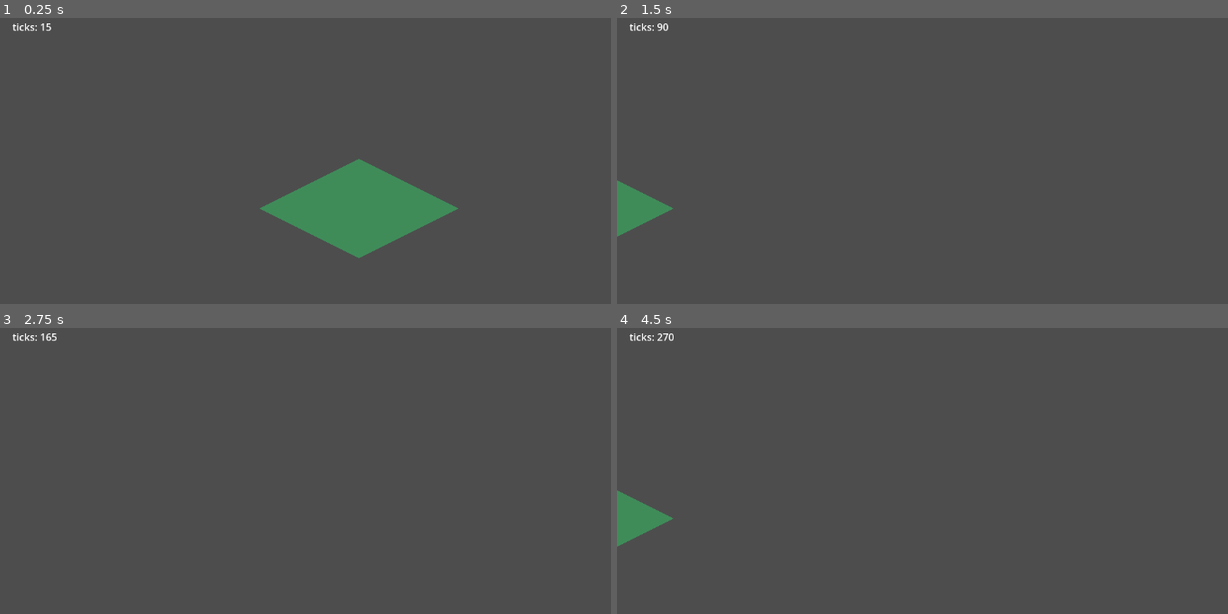
Above: before the commit, frames 1-4 (two rows, left to right).
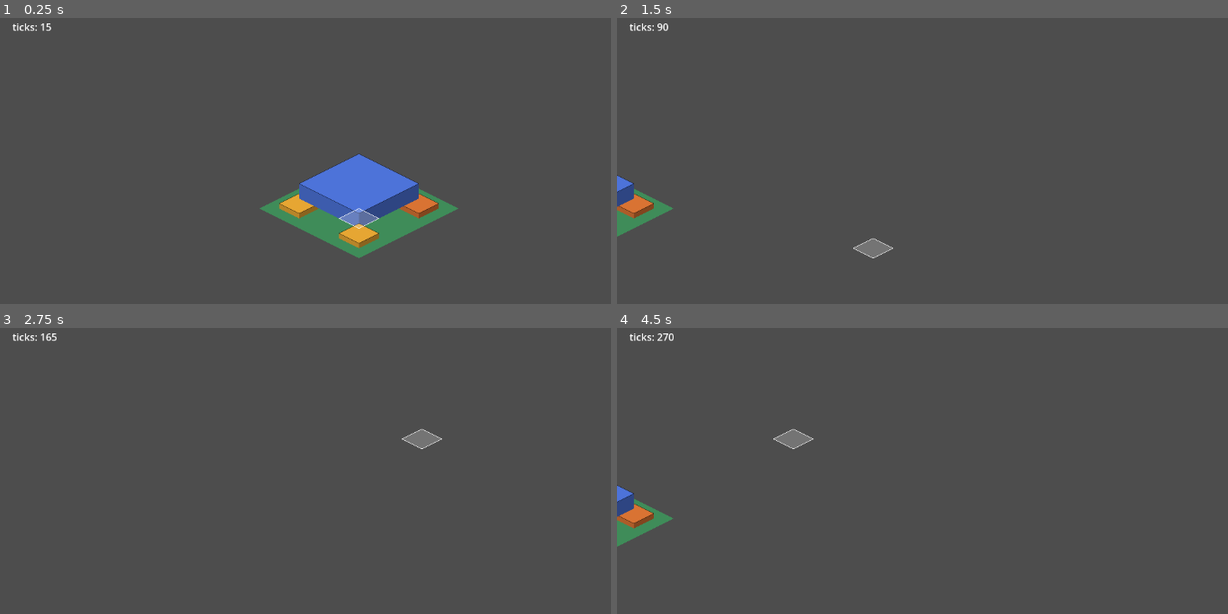
Above: after the commit, the same moments.

Repository: armoryworks/forge-factory
Game: Godot game, scene res://scenes/main.tscn
Same seed, same stepped clock (60 frames per second), same inputs: the game is played once before the commit and once after it.
Inputs (mouse positions are in pixels of both pictures, inside the frame that each line leads up to):
- Up to frame 1 (0.25 s): no input
- Up to frame 2 (1.5 s): tap Enter at 0.5 s; move the mouse to (1136, 189) at 0.52 s; hold D 0.53-1.25 s; click (1136, 189) at 0.67 s; drag from (830, 229) to (940, 289) at 1.27 s
- Up to frame 3 (2.75 s): move the mouse to (427, 430) at 2.02 s; hold D from 2.03 s (still down); click (427, 430) at 2.17 s
- Up to frame 4 (4.5 s): release D at 2.75 s; drag from (940, 599) to (763, 459) at 2.77 s; move the mouse to (1191, 579) at 3.52 s; hold A 3.53-4.25 s; click (1191, 579) at 3.67 s; drag from (763, 459) to (867, 416) at 4.27 s

The runs differ from the first frame. In frame 1, 4.0% of the frame differs, in the area x 45-72%, y 47-81%; in frame 2, 0.8%; in frame 3, 0.3%; in frame 4, 0.8%.

Commit message:
render: wire placement/hover + depth-sorted draw list onto Iso
Both dormant transforms are now live and negative-controlled per the
standing convention.

placement_cursor.gd — cursor -> cell via the canvas-transform inverse ->
Iso.screen_to_cell, with a ghost diamond highlight. Composes with the A2
camera by construction. HOVER_CHECK round-trips 96 cases (4 zoom stops x 4
camera offsets, including fractional ones, x 6 cells) through the REAL
canvas transform: failed=0. Negative control is the naive
viewport-pixels-as-world-space path that every sloppy implementation ships
— it agrees on only 5/96 cases and is wrong everywhere else, so the
fixture demonstrably exercises zoom/pan rather than passing vacuously.

entity_layer.gd — layers 3-4 sorted draw list on Iso.depth_key (far
corner, not origin), drawn as §5 flat-shaded prisms. Dummy occupancy; it
does not know the sim exists. DEPTH_CHECK is pure math (headless) and
proves three things: the far-corner key orders the §3 fixture correctly, an
origin-only key gets it WRONG on the same fixture (control — if it agreed,
the fixture couldn't discriminate and the check would be vacuous), and
equal-depth entities sort deterministically from any input order via the id
tiebreak, since sort_custom is not stable.

Also: B41 fired far earlier than predicted. The dummy prisms broke
FILTER_CHECK immediately (642,790 "blended" px) and it printed
"default_texture_filter is not Nearest" — a false positive accusing an
innocent setting. So its decay mode is not quiet vacuity but loud
misdiagnosis. FILTER_CHECK now hides non-terrain for its duration, which
is honest scoping (it only ever tested the terrain tile sampler) but only
defers B41; terrain gaining real art still needs the palette fix.

Logged: B44 (scout's main-gd-missing-filter-check is NOT reproducible —
every commit self-consistent, clean clone of master boots green, exit 0),
B43 (iso_depth_check.gd re-declares TILE_W/TILE_H/BIG and the transform
privately; its BIG matches Iso.depth_key by luck, so the Q1 proof will
silently certify a stale formula — left for the scout, not edited here).

Verified headless: ISO/DEPTH/HOVER/SIM all PASS exit 0.
Verified --render-checks: + FILTER/OVERLAY PASS exit 0.

Co-Authored-By: Claude Opus 4.8 <noreply@anthropic.com>

Diff:
--- a/game/scenes/main.tscn
+++ b/game/scenes/main.tscn
@@ -1,8 +1,10 @@
-[gd_scene load_steps=4 format=3]
+[gd_scene load_steps=6 format=3]
 
 [ext_resource type="Script" path="res://scripts/main.gd" id="1"]
 [ext_resource type="Script" path="res://scripts/terrain_layer.gd" id="2"]
 [ext_resource type="Script" path="res://scripts/camera_controller.gd" id="3"]
+[ext_resource type="Script" path="res://scripts/entity_layer.gd" id="4"]
+[ext_resource type="Script" path="res://scripts/placement_cursor.gd" id="5"]
 
 [node name="Main" type="Node2D"]
 script = ExtResource("1")
@@ -14,6 +16,12 @@
 position = Vector2(0, 64)
 script = ExtResource("3")
 
+[node name="EntityLayer" type="Node2D" parent="."]
+script = ExtResource("4")
+
+[node name="PlacementCursor" type="Node2D" parent="."]
+script = ExtResource("5")
+
 [node name="UILayer" type="CanvasLayer" parent="."]
 
 [node name="TickLabel" type="Label" parent="UILayer"]
--- /dev/null
+++ b/game/scripts/entity_layer.gd
@@ -0,0 +1,155 @@
+extends Node2D
+
+# Render layers 3-4 — the sorted draw list. See isometric-design.md §3 and the boundary
+# comment in terrain_layer.gd.
+#
+# This is the half a TileMapLayer CANNOT do: entities here are multi-tile, so they sort on
+# the FAR CORNER of their footprint (Iso.depth_key), not their origin, and not by node Y.
+# Terrain (layers 0-2) stays in the tilemap where grid order is free.
+#
+# Occupancy below is DUMMY data — this layer does not know the sim exists and must not.
+# It renders whatever list it is handed; wiring it to real entities is Phase 4's job.
+
+const Iso = preload("res://scripts/iso.gd")
+
+# Placeholder art grammar (§5): flat-shaded extruded prism. Top face at the category hue,
+# left face 80% brightness, right 60%. That fake-lighting triple is the whole visual
+# vocabulary we need before an artist exists.
+const FACE_LEFT_MUL := 0.8
+const FACE_RIGHT_MUL := 0.6
+
+var _entities: Array[Dictionary] = []
+
+func _ready() -> void:
+	_seed_dummy_entities()
+	_run_depth_check()
+
+func add_entity(id: int, x: int, y: int, w: int, h: int, height: float, hue: Color) -> void:
+	_entities.append({
+		"id": id, "x": x, "y": y, "w": w, "h": h, "height": height, "hue": hue,
+	})
+	queue_redraw()
+
+# Dummy occupancy. Deliberately includes the §3 failure case (a big machine whose ORIGIN
+# is far but whose EXTENT is near) so the layer renders the bug if it ever regresses.
+func _seed_dummy_entities() -> void:
+	add_entity(1, 0, 0, 3, 3, 1.5, Color(0.30, 0.45, 0.85))   # assembly-blue 3x3
+	add_entity(2, 0, 3, 1, 1, 0.5, Color(0.90, 0.65, 0.20))   # logistics-yellow 1x1
+	add_entity(3, 3, 3, 1, 1, 0.5, Color(0.90, 0.65, 0.20))
+	add_entity(4, 3, 0, 1, 1, 0.5, Color(0.85, 0.45, 0.20))   # smelting-orange 1x1
+
+# Total order: depth, then y, then x, then id. The id tiebreak is not decoration —
+# Array.sort_custom is not guaranteed stable, so without a total order two equal-depth
+# entities could swap z-order between frames. That reads as a rendering bug and destroys
+# trust in the view (§3).
+func _sort_key_less(a: Dictionary, b: Dictionary) -> bool:
+	var da: float = Iso.depth_key(a.x, a.y, a.w, a.h, 0.0)
+	var db: float = Iso.depth_key(b.x, b.y, b.w, b.h, 0.0)
+	if da != db:
+		return da < db
+	if a.y != b.y:
+		return a.y < b.y
+	if a.x != b.x:
+		return a.x < b.x
+	return a.id < b.id
+
+func sorted_entities() -> Array[Dictionary]:
+	var out: Array[Dictionary] = _entities.duplicate()
+	out.sort_custom(_sort_key_less)
+	return out
+
+func _draw() -> void:
+	for e in sorted_entities():
+		_draw_prism(e)
+
+# Extruded diamond prism over the entity's footprint. Uses Iso for every coordinate — no
+# local TILE_W/TILE_H copies, which is the drift iso.gd exists to prevent.
+func _draw_prism(e: Dictionary) -> void:
+	var lift := Vector2(0.0, -e.height * float(Iso.TILE_Z))
+	# Footprint corners in world space, then to screen. Order matters: this walks the
+	# diamond N -> E -> S -> W so the polygon is convex.
+	var n: Vector2 = Iso.world_to_screen(float(e.x), float(e.y))
+	var east: Vector2 = Iso.world_to_screen(float(e.x + e.w), float(e.y))
+	var s: Vector2 = Iso.world_to_screen(float(e.x + e.w), float(e.y + e.h))
+	var west: Vector2 = Iso.world_to_screen(float(e.x), float(e.y + e.h))
+
+	var hue: Color = e.hue
+	var left := Color(hue.r * FACE_LEFT_MUL, hue.g * FACE_LEFT_MUL, hue.b * FACE_LEFT_MUL)
+	var right := Color(hue.r * FACE_RIGHT_MUL, hue.g * FACE_RIGHT_MUL, hue.b * FACE_RIGHT_MUL)
+
+	# Walls first, then the lifted top face over them.
+	draw_colored_polygon(PackedVector2Array([west, s, s + lift, west + lift]), left)
+	draw_colored_polygon(PackedVector2Array([s, east, east + lift, s + lift]), right)
+	draw_colored_polygon(
+		PackedVector2Array([n + lift, east + lift, s + lift, west + lift]), hue)
+	# 1px outline — §6.5: the cheapest fix for "where does one machine end and the next
+	# begin" in a wall of same-category machines.
+	draw_polyline(
+		PackedVector2Array([n + lift, east + lift, s + lift, west + lift, n + lift]),
+		Color(0, 0, 0, 0.5), 1.0)
+
+# --- DEPTH_CHECK -----------------------------------------------------------------------
+#
+# Pure math, so it runs headless. Proves §3's far-corner key orders entities correctly AND
+# that the origin-only key — the classic bug — does not. Per the standing convention, the
+# check is negative-controlled: if the deliberately-wrong sort ALSO produced the right
+# answer, this fixture cannot discriminate and the check is vacuous, not passing.
+#
+# Fixture: entity 1 is a 3x3 at (0,0), entity 2 is a 1x1 at (0,3).
+#   Screen depth is driven by x+y. Entity 1's footprint reaches far corner (3,3) -> its
+#   lowest screen point is (3+3)*TILE_H/2 = 96px. Entity 2 reaches (1,4) -> 80px. Lower on
+#   screen = nearer the viewer, so entity 1 must draw AFTER (in front of) entity 2.
+#   far-corner: 1 -> (0+3)+(0+3) = 6, 2 -> (0+1)+(3+1) = 5. Order [2, 1]. Correct.
+#   origin-only: 1 -> 0+0 = 0, 2 -> 0+3 = 3. Order [1, 2]. WRONG — the 3x3 sorts as if it
+#   were a 1x1 at its origin and hides behind something it should occlude.
+func _run_depth_check() -> void:
+	var a := {"id": 1, "x": 0, "y": 0, "w": 3, "h": 3}
+	var b := {"id": 2, "x": 0, "y": 3, "w": 1, "h": 1}
+
+	var far_order: Array = _order_by(
+		[a, b], func(e): return Iso.depth_key(e.x, e.y, e.w, e.h, 0.0))
+	var origin_order: Array = _order_by([a, b], func(e): return float(e.x + e.y))
+
+	var far_ok: bool = far_order == [2, 1]
+	# NEGATIVE CONTROL: the wrong key must produce the wrong answer here.
+	var control_caught: bool = origin_order != [2, 1]
+	var stable_ok: bool = _check_tie_stability()
+
+	var result: String = "PASS" if (far_ok and control_caught and stable_ok) else "FAIL"
+	print("DEPTH_CHECK far_corner=%s origin_control_caught=%s tie_stable=%s result=%s" \
+		% [far_ok, control_caught, stable_ok, result])
+	if not far_ok:
+		print("DEPTH_CHECK  -> far-corner key mis-ordered the fixture; got %s want [2, 1]. " \
+			% [str(far_order)] + "§3's depth key is broken.")
+	if not control_caught:
+		print("DEPTH_CHECK  -> origin-only sort produced the RIGHT order, so this fixture " +
+			"cannot tell the two apart. Check is vacuous, not passing.")
+	if not stable_ok:
+		print("DEPTH_CHECK  -> equal-depth entities did not sort deterministically; the " +
+			"id tiebreak is not producing a total order (§3).")
+
+func _order_by(items: Array, key: Callable) -> Array:
+	var copy: Array = items.duplicate()
+	copy.sort_custom(func(p, q):
+		var kp: float = key.call(p)
+		var kq: float = key.call(q)
+		if kp != kq:
+			return kp < kq
+		return p.id < q.id)
+	var ids: Array = []
+	for it in copy:
+		ids.append(it.id)
+	return ids
+
+# Two entities with an IDENTICAL depth key must still land in a deterministic order, from
+# any input order — that is what the id tiebreak buys. Feed the same pair in both input
+# orders and require the same output.
+func _check_tie_stability() -> bool:
+	var p := {"id": 7, "x": 1, "y": 0, "w": 1, "h": 1}
+	var q := {"id": 3, "x": 0, "y": 1, "w": 1, "h": 1}
+	# Same depth by construction: (1+1)+(0+1) == (0+1)+(1+1).
+	if Iso.depth_key(p.x, p.y, p.w, p.h, 0.0) != Iso.depth_key(q.x, q.y, q.w, q.h, 0.0):
+		return false
+	var forward: Array = _order_by([p, q], func(e): return Iso.depth_key(e.x, e.y, e.w, e.h, 0.0))
+	var backward: Array = _order_by([q, p], func(e): return Iso.depth_key(e.x, e.y, e.w, e.h, 0.0))
+	return forward == backward
--- a/game/scripts/main.gd
+++ b/game/scripts/main.gd
@@ -31,7 +31,9 @@
 		_checked = true
 		var checks: Node = RenderChecks.new()
 		add_child(checks)
-		checks.run(_camera, _tick_label, _terrain)
+		# EntityLayer/PlacementCursor are hidden during FILTER_CHECK — it tests the terrain
+		# tile sampler, and their colours are not in its two-colour palette (B41).
+		checks.run(_camera, _tick_label, _terrain, [$EntityLayer, $PlacementCursor])
 
 func _process(_delta: float) -> void:
 	# Renderer/UI only READS sim state, never advances it.
--- /dev/null
+++ b/game/scripts/placement_cursor.gd
@@ -0,0 +1,134 @@
+extends Node2D
+
+# Placement / hover targeting — isometric-design.md §2.
+#
+# Turns the mouse into a world cell and draws a ghost highlight there. This is the
+# ground-plane pick: hovering a tall machine highlights the tile the cursor is
+# GEOMETRICALLY over, not the tile whose sprite happens to be drawn under the cursor (§2).
+# Sprite-accurate picking only matters if we ship multi-level.
+#
+# THE TRAP this is built to avoid: using the raw viewport mouse position as if it were
+# world space. That is correct at zoom 1.0 with the camera at the origin — i.e. exactly
+# the state you develop in — and silently wrong at every other zoom and pan. It composes
+# with the A2 camera (zoom-to-cursor, drag) only if the canvas transform is inverted
+# first. HOVER_CHECK below pins that, and negative-controls it against the naive version.
+#
+# Never pick via colour-buffer readback (§2): it couples picking to draw order, breaks
+# under post-processing, and stalls the GPU. The inverse transform is 6 flops.
+
+const Iso = preload("res://scripts/iso.gd")
+
+const HIGHLIGHT_FILL := Color(1.0, 1.0, 1.0, 0.22)
+const HIGHLIGHT_LINE := Color(1.0, 1.0, 1.0, 0.85)
+
+var _hover_cell: Vector2i = Vector2i.ZERO
+var _has_hover: bool = false
+
+func _ready() -> void:
+	_run_hover_check()
+
+func _process(_delta: float) -> void:
+	# get_global_mouse_position() already applies the canvas (camera) transform, so this
+	# is the correct, camera-composed path. It is the same inverse HOVER_CHECK exercises.
+	var cell: Vector2i = cell_at_viewport(get_viewport().get_mouse_position())
+	if not _has_hover or cell != _hover_cell:
+		_hover_cell = cell
+		_has_hover = true
+		queue_redraw()
+
+# Viewport pixel -> world cell. The canvas transform inverse is what makes this hold under
+# any zoom/pan; Iso.screen_to_world then maps canvas pixels to fractional tile coords, and
+# floor() picks the containing cell.
+func cell_at_viewport(viewport_pos: Vector2) -> Vector2i:
+	var canvas_pos: Vector2 = get_canvas_transform().affine_inverse() * viewport_pos
+	return Iso.screen_to_cell(canvas_pos)
+
+# The naive version this must not be: treats viewport pixels as world pixels. Kept as
+# HOVER_CHECK's negative control, NOT as a fallback. Do not call it.
+func _cell_at_viewport_naive(viewport_pos: Vector2) -> Vector2i:
+	return Iso.screen_to_cell(viewport_pos)
+
+func _draw() -> void:
+	if not _has_hover:
+		return
+	var x: float = float(_hover_cell.x)
+	var y: float = float(_hover_cell.y)
+	var n: Vector2 = Iso.world_to_screen(x, y)
+	var east: Vector2 = Iso.world_to_screen(x + 1.0, y)
+	var s: Vector2 = Iso.world_to_screen(x + 1.0, y + 1.0)
+	var west: Vector2 = Iso.world_to_screen(x, y + 1.0)
+	var diamond := PackedVector2Array([n, east, s, west])
+	draw_colored_polygon(diamond, HIGHLIGHT_FILL)
+	draw_polyline(PackedVector2Array([n, east, s, west, n]), HIGHLIGHT_LINE, 1.0)
+
+# --- HOVER_CHECK -----------------------------------------------------------------------
+#
+# Pure transform math over the real canvas transform, so it runs headless.
+#
+# For every zoom stop the slice uses, at fractional camera offsets (the case that breaks
+# naive implementations, and the state zoom-to-cursor leaves the camera in), project a
+# known cell's centre out to a viewport position and require cell_at_viewport() to invert
+# it back to that same cell. Round-tripping through the real transform is the point: it
+# tests the code path hover actually uses, not a re-derivation of it.
+#
+# NEGATIVE CONTROL: the naive viewport-as-world version must FAIL this. If it passed, the
+# fixture would not be exercising zoom/pan at all and a green result would mean nothing —
+# the B18 failure mode.
+func _run_hover_check() -> void:
+	var cam: Camera2D = get_viewport().get_camera_2d()
+	if cam == null:
+		print("HOVER_CHECK result=SKIP reason=no_camera")
+		return
+
+	var saved_pos: Vector2 = cam.position
+	var saved_zoom: Vector2 = cam.zoom
+
+	var zooms: Array[float] = [1.0, 0.5, 0.25, 2.0]
+	# Fractional offsets: zoom-to-cursor leaves the camera on non-integer positions, which
+	# is precisely where a sloppy inverse drifts by a cell.
+	var offsets: Array[Vector2] = [
+		Vector2.ZERO, Vector2(0.5, 0.25), Vector2(37.3, -11.7), Vector2(-420.9, 138.4),
+	]
+	var cells: Array[Vector2i] = [
+		Vector2i(0, 0), Vector2i(1, 0), Vector2i(0, 1), Vector2i(4, 4),
+		Vector2i(-3, 2), Vector2i(7, -5),
+	]
+
+	var checked: int = 0
+	var failed: int = 0
+	var naive_agreed: int = 0
+
+	for z in zooms:
+		for off in offsets:
+			cam.zoom = Vector2(z, z)
+			cam.position = saved_pos + off
+			# force_update_scroll makes the canvas transform reflect the new camera state
+			# now, rather than at the next frame — otherwise we would test stale values.
+			cam.force_update_scroll()
+			for c in cells:
+				# Cell centre -> canvas px -> viewport px, using the same transform the
+				# renderer uses.
+				var canvas_pt: Vector2 = Iso.world_to_screen(float(c.x) + 0.5, float(c.y) + 0.5)
+				var viewport_pt: Vector2 = get_canvas_transform() * canvas_pt
+				checked += 1
+				if cell_at_viewport(viewport_pt) != c:
+					failed += 1
+				if _cell_at_viewport_naive(viewport_pt) == c:
+					naive_agreed += 1
+
+	cam.position = saved_pos
+	cam.zoom = saved_zoom
+	cam.force_update_scroll()
+
+	# The naive path agrees only in the degenerate identity case (zoom 1.0, zero offset).
+	# If it agreed everywhere, the fixture never left that case and proves nothing.
+	var control_caught: bool = naive_agreed < checked
+	var result: String = "PASS" if (failed == 0 and control_caught) else "FAIL"
+	print("HOVER_CHECK checked=%d failed=%d naive_agreed=%d/%d control_caught=%s result=%s" \
+		% [checked, failed, naive_agreed, checked, control_caught, result])
+	if failed > 0:
+		print("HOVER_CHECK  -> cursor->cell is wrong under zoom/pan; the canvas transform " +
+			"is not being inverted (§2).")
+	if not control_caught:
+		print("HOVER_CHECK  -> the naive viewport-as-world path passed too, so this " +
+			"fixture is not exercising zoom/pan. Check is vacuous, not passing.")
--- a/game/scripts/render_checks.gd
+++ b/game/scripts/render_checks.gd
@@ -45,11 +45,12 @@
 static func enabled() -> bool:
 	return OS.get_cmdline_user_args().has(FLAG)
 
-func run(camera: Camera2D, overlay: CanvasItem, world_node: CanvasItem) -> void:
+func run(camera: Camera2D, overlay: CanvasItem, world_node: CanvasItem,
+		non_terrain: Array = []) -> void:
 	if _done or DisplayServer.get_name() == "headless":
 		return
 	_done = true
-	await _filter_check(camera)
+	await _filter_check(camera, non_terrain)
 	await _overlay_check(camera, overlay, world_node)
 	# Nothing else to do in this mode, and the caller suppressed SIM_CHECK.
 	get_tree().quit(0)
@@ -71,15 +72,31 @@
 # sub-pixel phase. Nearest and Linear coincide at texel-aligned phases, so a single lucky
 # frame can pass under Linear. Drifting the camera sweeps many phases per zoom stop.
 #
-# KNOWN LIMIT — the placeholder art is what makes this test sharp, and real art will blunt
-# it (inventory B41). The atlas has exactly two colours, so "not fill and not background"
-# is a tight net. Real §5 art with face shading and per-category tint has a wide palette,
-# and a blend of two of its texels is usually near some third texel — the net goes slack
-# and this check weakens toward vacuous. It is a placeholder-era instrument. Do not read a
-# later PASS on real art as proof of anything.
-func _filter_check(camera: Camera2D) -> void:
+# SCOPE — this tests the TERRAIN TILE SAMPLER and nothing else, so every non-terrain node
+# is hidden for the duration. That is not tidiness, it is required for the check to mean
+# anything: the two-colour net below only holds if the framebuffer contains only terrain.
+#
+# This is inventory B41 arriving early, and it is worth understanding rather than working
+# around. B41 predicted the net would go slack when REAL art landed. It went slack the
+# moment the dummy entity prisms landed: 642,790 "blended" px, and the check confidently
+# printed "default_texture_filter is not Nearest" — a false positive with a WRONG
+# diagnosis pointing at an innocent setting. A check that misreports its own subject is
+# more dangerous than no check. Hiding non-terrain restores the invariant honestly.
+#
+# KNOWN LIMIT, still open (B41): this only defers the problem. The invariant is "the
+# sampled region contains exactly two colours", which survives entities being hidden but
+# NOT terrain itself gaining real §5 art (face shading, per-category tint). At that point
+# the net must become a palette-membership test against the generated atlas. Do not read a
+# later PASS on textured terrain as proof of anything.
+func _filter_check(camera: Camera2D, non_terrain: Array) -> void:
 	var saved_pos: Vector2 = camera.position
 	var saved_zoom: Vector2 = camera.zoom
+
+	var restore: Array = []
+	for n in non_terrain:
+		if n is CanvasItem and n.visible:
+			restore.append(n)
+			n.visible = false
 
 	var total: int = 0
 	var blended: int = 0
@@ -99,6 +116,7 @@
 				print("FILTER_CHECK result=SKIP reason=no_viewport_image")
 				camera.position = saved_pos
 				camera.zoom = saved_zoom
+				_restore_visible(restore)
 				return
 			var counts: Array = _count_blended(img)
 			total += int(counts[0])
@@ -110,6 +128,7 @@
 
 	camera.position = saved_pos
 	camera.zoom = saved_zoom
+	_restore_visible(restore)
 
 	var result: String = "PASS" if blended == 0 else "FAIL"
 	print("FILTER_CHECK zooms=%s frames_per_zoom=%d sampled=%d blended_px=%d result=%s" \
@@ -118,6 +137,10 @@
 		print("FILTER_CHECK  -> worst at zoom=%.3f (%d blended px). Tile edges are being " \
 			% [worst_zoom, worst_blended] +
 			"interpolated; default_texture_filter is not Nearest at render time (B22/B2).")
+
+func _restore_visible(nodes: Array) -> void:
+	for n in nodes:
+		n.visible = true
 
 func _count_blended(img: Image) -> Array:
 	var bg: Color = ProjectSettings.get_setting(
